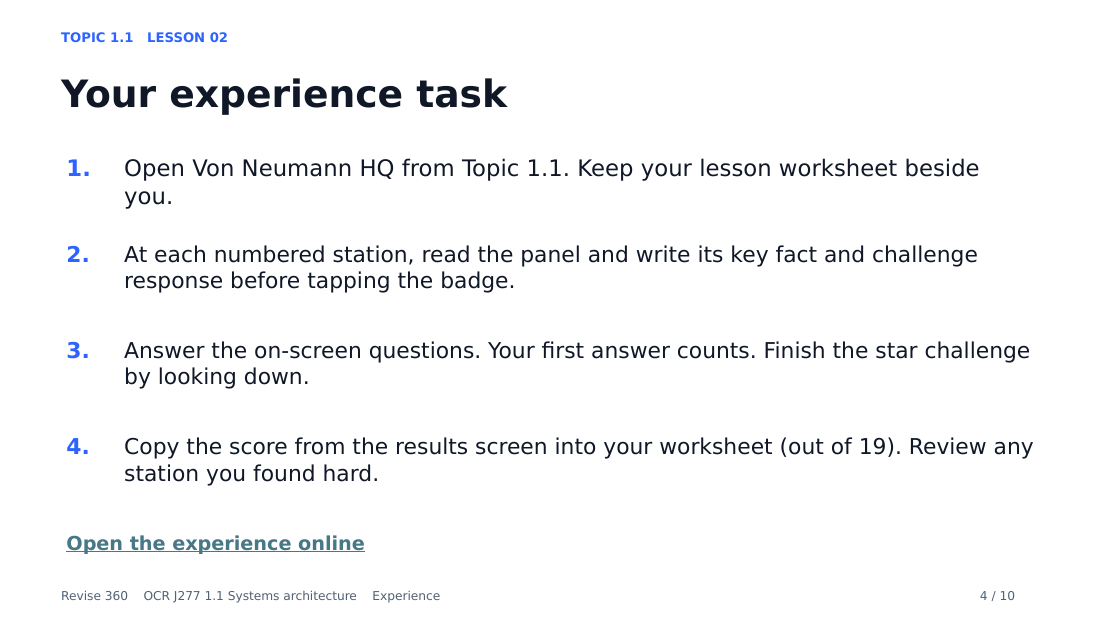
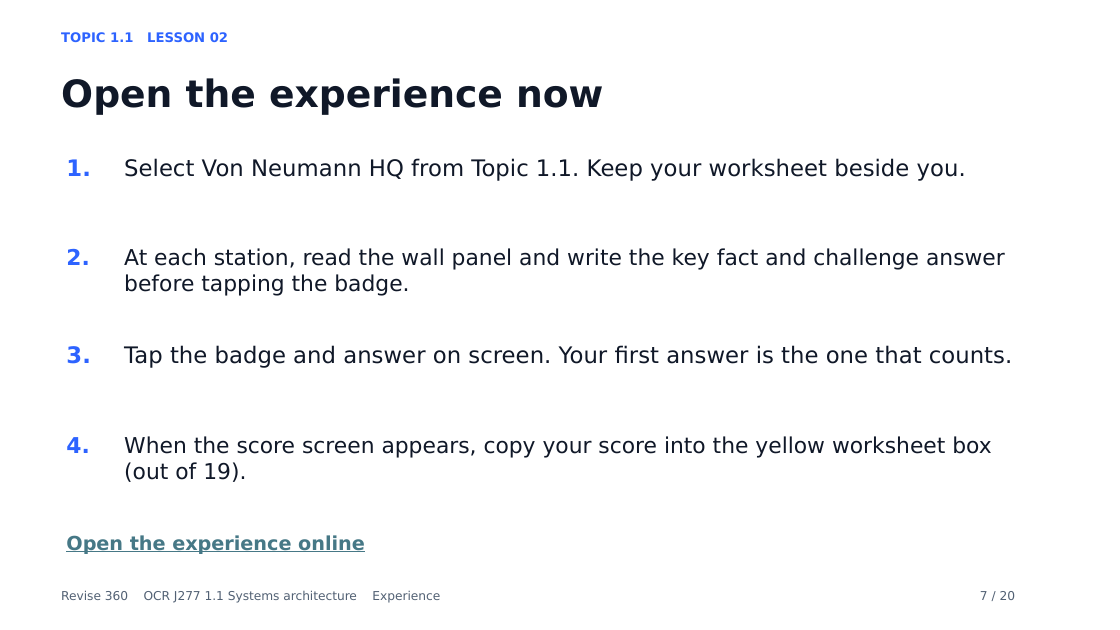
Before and after one commit to MrP-CS/Revise360, a slide deck: slide 7 of presentations/SA_L02_VonNeumannHQ_Lesson.pptx (slide 4 before the commit). Drawn at 1120x630 pixels with LibreOffice and Linux fonts; fonts in the diff are those of the drawing. Boxes give left, top, right and bottom in pixels: in the first picture for what was removed or moved away, otherwise in the second. Text is boxed around its words. In the diff, an @@ line names an element or a change of style, - is before the commit and + after.

Commit message:
Align Topic 1.1 lesson decks with worksheets and experience views

```diff
--- a/presentations/SA_L02_VonNeumannHQ_Lesson.pptx
+++ b/presentations/SA_L02_VonNeumannHQ_Lesson.pptx
@@ text at [61,78,603,115]: text changed @@
-Your experience task
+Open the experience now
@@ text at [124,158,966,181]: text changed @@
-Open Von Neumann HQ from Topic 1.1. Keep your lesson worksheet beside you.
+Select Von Neumann HQ from Topic 1.1. Keep your worksheet beside you.
@@ text at [124,248,1005,296]: text changed @@
-At each numbered station, read the panel and write its key fact and challenge response before tapping the badge.
+At each station, read the wall panel and write the key fact and challenge answer before tapping the badge.
@@ text "3." at [66,346,90,364]: size 18.8 to 19.5 pt @@
@@ text at [124,345,1012,368]: text changed; size 18.8 to 19.5 pt @@
-Answer the on-screen questions. Your first answer counts. Finish the star challenge by looking down.
+Tap the badge and answer on screen. Your first answer is the one that counts.
@@ text at [124,436,991,482]: text changed @@
-Copy the score from the results screen into your worksheet (out of 19). Review any station you found hard.
+When the score screen appears, copy your score into the yellow worksheet box (out of 19).
@@ text at [980,591,1016,600]: text changed @@
-4 / 10
+7 / 20
```
Also in this commit, not shown: 7 other slides changed, 12 slides added, 2 slides removed, 3 other files.
